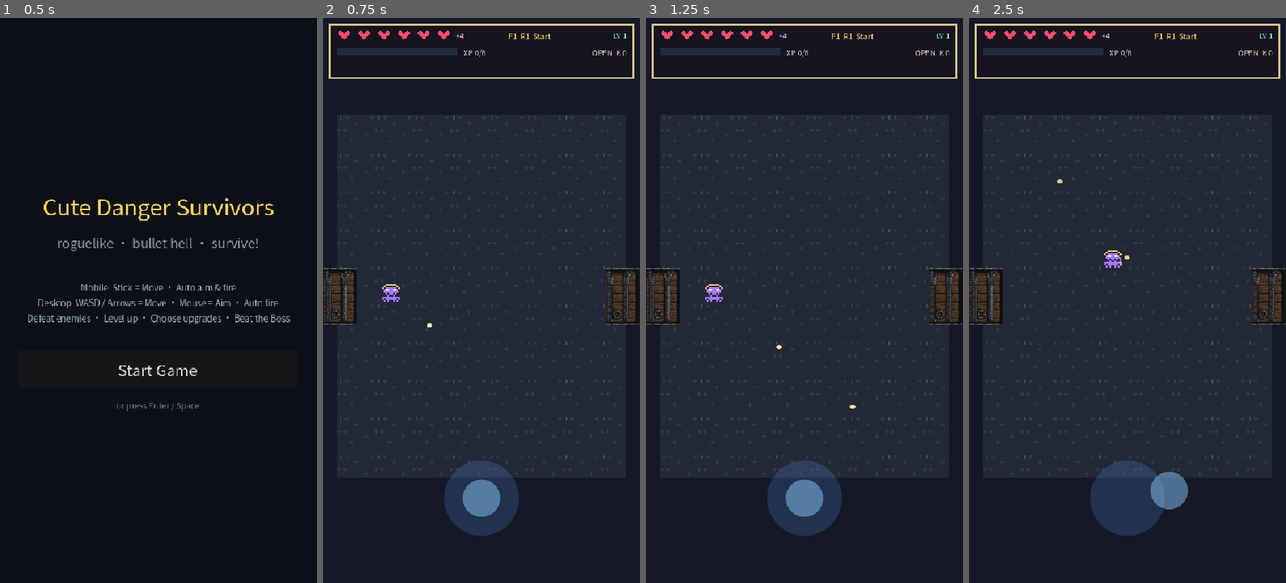
Above: before the commit, frames 1-4 (left to right).
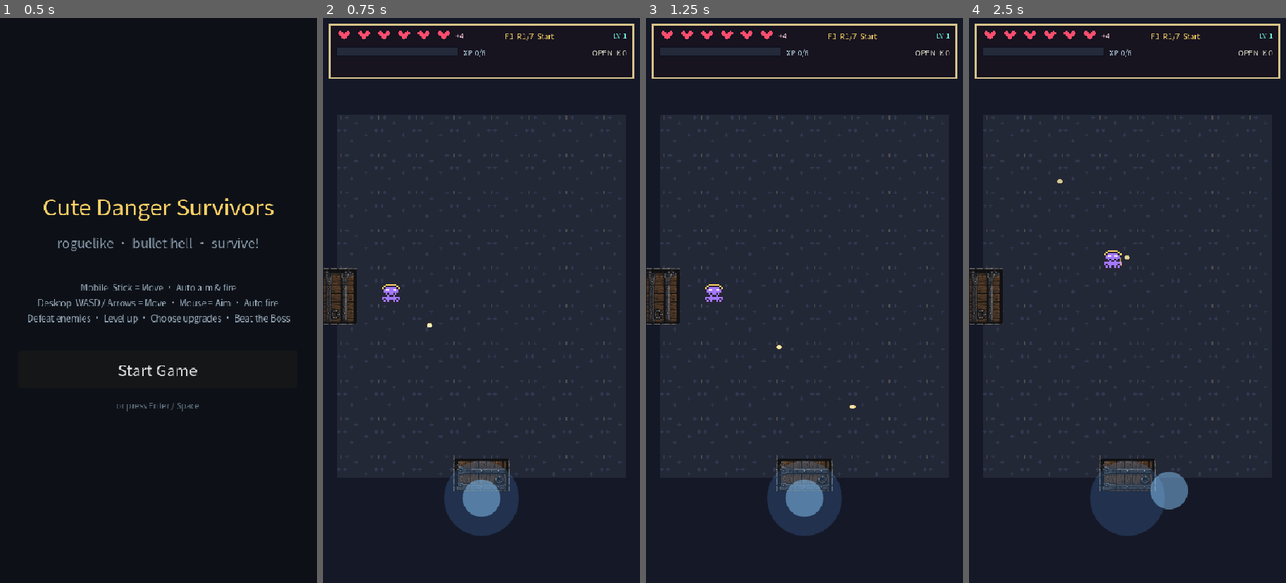
Above: after the commit, the same moments.

Repository: rinn0027-ai/cute-danger-survivors
Game: Godot game, scene res://scenes/StartMenu.tscn
Same seed, same stepped clock (60 frames per second), same inputs: the game is played once before the commit and once after it.
Inputs (mouse positions are in pixels of both pictures, inside the frame that each line leads up to):
- Up to frame 1 (0.5 s): no input
- Up to frame 2 (0.75 s): click "Start Game" at 0.5 s
- Up to frame 3 (1.25 s): no input
- Up to frame 4 (2.5 s): tap Enter at 1.25 s; move the mouse to (1197, 272) at 1.27 s; hold D (move_right) 1.28-2 s; tap 1 at 1.35 s; click (1197, 272) at 1.42 s; tap Space at 1.52 s; drag from (1064, 328) to (1257, 475) at 2.02 s

Frame 1 is identical in both runs. In frame 2, 1.3% of the frame differs, in the area x 41-100%, y 2-84%; in frame 3, 1.3%; in frame 4, 1.4%.

Commit message:
Fix dungeon door softlocks

Diff:
--- a/scripts/main.gd
+++ b/scripts/main.gd
@@ -11,6 +11,7 @@
 const UI_FONT_PATH := "res://assets/fonts/GameFont.otf"
 const DUNGEON_MIN_ROOMS := 7
 const DUNGEON_MAX_ATTEMPTS := 24
+const DUNGEON_MIN_BOSS_STEPS := 5
 
 var player: CharacterBody2D
 var hud: CanvasLayer
@@ -685,27 +686,68 @@
 	current_room = Vector2i.ZERO
 	entry_direction = Vector2i.ZERO
 	dungeon[current_room] = "start"
+	var boss_steps := clampi(DUNGEON_MIN_BOSS_STEPS + int(floor_number / 4), DUNGEON_MIN_BOSS_STEPS, target_rooms - 1)
+	var main_path := _make_main_path(boss_steps)
+	if main_path.size() < boss_steps + 1:
+		return
+	for index in range(1, main_path.size() - 1):
+		dungeon[main_path[index]] = "normal"
+	boss_room = main_path.back()
+	dungeon[boss_room] = "boss"
+	_add_branch_rooms(target_rooms)
+	_assign_special_rooms()
+
+func _make_main_path(step_count: int) -> Array:
 	var directions := [Vector2i.RIGHT, Vector2i.LEFT, Vector2i.UP, Vector2i.DOWN]
-	var cursor := Vector2i.ZERO
-	var last_dir := Vector2i.ZERO
-	var boss_distance := mini(target_rooms - 2, 4 + int(floor_number / 3))
-	for step in range(boss_distance):
-		var next_dir := _random_growth_direction(cursor, directions, last_dir)
-		if next_dir == Vector2i.ZERO:
-			break
-		cursor += next_dir
-		last_dir = next_dir
-		dungeon[cursor] = "normal"
+	for attempt in range(80):
+		var path: Array[Vector2i] = [Vector2i.ZERO]
+		var cursor := Vector2i.ZERO
+		var previous_dir := Vector2i.ZERO
+		for step in range(step_count):
+			var options: Array[Vector2i] = []
+			for direction in directions:
+				if previous_dir != Vector2i.ZERO and direction == -previous_dir:
+					continue
+				var candidate: Vector2i = cursor + direction
+				if path.has(candidate):
+					continue
+				if _touches_existing_path(candidate, path, cursor):
+					continue
+				if abs(candidate.x) + abs(candidate.y) > 8:
+					continue
+				options.append(direction)
+			if options.is_empty():
+				break
+			options.shuffle()
+			var chosen: Vector2i = options[0]
+			cursor += chosen
+			previous_dir = chosen
+			path.append(cursor)
+		if path.size() == step_count + 1:
+			return path
+	return []
+
+func _touches_existing_path(candidate: Vector2i, path: Array[Vector2i], previous_room: Vector2i) -> bool:
+	for path_room in path:
+		if path_room == previous_room:
+			continue
+		if abs(candidate.x - path_room.x) + abs(candidate.y - path_room.y) == 1:
+			return true
+	return false
+
+func _add_branch_rooms(target_rooms: int) -> void:
+	var directions := [Vector2i.RIGHT, Vector2i.LEFT, Vector2i.UP, Vector2i.DOWN]
 	var tries := 0
-	while dungeon.size() < target_rooms and tries < target_rooms * 120:
+	while dungeon.size() < target_rooms and tries < target_rooms * 180:
 		tries += 1
 		var rooms: Array = dungeon.keys()
 		var base: Vector2i = rooms[rng.randi_range(0, rooms.size() - 1)]
+		if base == boss_room:
+			continue
 		var next_dir := _random_growth_direction(base, directions, Vector2i.ZERO)
 		if next_dir == Vector2i.ZERO:
 			continue
 		dungeon[base + next_dir] = "normal"
-	_assign_special_rooms()
 
 func _random_growth_direction(base: Vector2i, directions: Array, previous_dir: Vector2i) -> Vector2i:
 	var shuffled_dirs := directions.duplicate()
@@ -741,6 +783,7 @@
 		if dungeon.has(cursor):
 			cursor += Vector2i.DOWN
 		dungeon[cursor] = "normal"
+	boss_room = cursor
 	_assign_special_rooms()
 
 func _build_line_dungeon(target_rooms: int) -> void:
@@ -752,6 +795,7 @@
 	dungeon[current_room] = "start"
 	for x in range(1, target_rooms):
 		dungeon[Vector2i(x, 0)] = "normal"
+	boss_room = Vector2i(target_rooms - 1, 0)
 	_assign_special_rooms()
 
 func _repair_dungeon_if_needed() -> void:
@@ -759,17 +803,36 @@
 	if _is_valid_dungeon(target_rooms):
 		return
 	_generate_dungeon()
+	_reset_to_floor_start()
+
+func _reset_to_floor_start() -> void:
+	current_room = Vector2i.ZERO
+	entry_direction = Vector2i.ZERO
+	room_number = 1
+
+func _room_exit_count(room: Vector2i) -> int:
+	var count := 0
+	for direction in [Vector2i.RIGHT, Vector2i.LEFT, Vector2i.UP, Vector2i.DOWN]:
+		if dungeon.has(room + direction):
+			count += 1
+	return count
 
 func _assign_special_rooms() -> void:
-	var farthest := Vector2i.ZERO
-	var farthest_dist := -1
+	if boss_room == Vector2i.ZERO or not dungeon.has(boss_room):
+		var farthest := Vector2i.ZERO
+		var farthest_dist := -1
+		for room_pos in dungeon.keys():
+			if room_pos == Vector2i.ZERO:
+				continue
+			var dist: int = abs(room_pos.x) + abs(room_pos.y)
+			if dist > farthest_dist:
+				farthest_dist = dist
+				farthest = room_pos
+		boss_room = farthest
 	for room_pos in dungeon.keys():
-		var dist: int = abs(room_pos.x) + abs(room_pos.y)
-		if dist > farthest_dist:
-			farthest_dist = dist
-			farthest = room_pos
-	dungeon[farthest] = "boss"
-	boss_room = farthest
+		if room_pos != boss_room and dungeon[room_pos] == "boss":
+			dungeon[room_pos] = "normal"
+	dungeon[boss_room] = "boss"
 	var candidates: Array = dungeon.keys().filter(func(room_pos: Vector2i) -> bool:
 		return room_pos != Vector2i.ZERO and dungeon[room_pos] == "normal"
 	)
@@ -785,6 +848,15 @@
 	if not dungeon.has(Vector2i.ZERO) or dungeon[Vector2i.ZERO] != "start":
 		return false
 	if boss_room == Vector2i.ZERO or not dungeon.has(boss_room) or dungeon[boss_room] != "boss":
+		return false
+	var boss_count := 0
+	for room_pos in dungeon.keys():
+		if dungeon[room_pos] == "boss":
+			boss_count += 1
+	if boss_count != 1:
+		return false
+	var boss_steps := _shortest_room_distance(Vector2i.ZERO, boss_room)
+	if boss_steps < mini(DUNGEON_MIN_BOSS_STEPS, target_rooms - 1):
 		return false
 	return _reachable_room_count() == dungeon.size()
 
@@ -800,6 +872,27 @@
 				seen[neighbor] = true
 				queue.append(neighbor)
 	return seen.size()
+
+func _shortest_room_distance(from_room: Vector2i, to_room: Vector2i) -> int:
+	if from_room == to_room:
+		return 0
+	var seen := {from_room: true}
+	var distances := {from_room: 0}
+	var queue := [from_room]
+	var directions := [Vector2i.RIGHT, Vector2i.LEFT, Vector2i.UP, Vector2i.DOWN]
+	while not queue.is_empty():
+		var room: Vector2i = queue.pop_front()
+		var next_distance: int = distances[room] + 1
+		for direction in directions:
+			var neighbor: Vector2i = room + direction
+			if not dungeon.has(neighbor) or seen.has(neighbor):
+				continue
+			if neighbor == to_room:
+				return next_distance
+			seen[neighbor] = true
+			distances[neighbor] = next_distance
+			queue.append(neighbor)
+	return -1
 
 func _make_door(direction: Vector2i) -> Area2D:
 	var area := Area2D.new()
@@ -836,6 +929,11 @@
 
 func _load_room() -> void:
 	_repair_dungeon_if_needed()
+	if not dungeon.has(current_room):
+		_reset_to_floor_start()
+	if dungeon.size() > 1 and _room_exit_count(current_room) == 0:
+		_generate_dungeon()
+		_reset_to_floor_start()
 	changing_room = false
 	room_cleared = false
 	enemy_shoot_timer = 1.0
@@ -1350,13 +1448,27 @@
 	room_cleared = true
 	cleared_rooms[current_room] = true
 	_set_doors_visible(true)
+	if dungeon.size() > 1 and _room_exit_count(current_room) > 0 and _visible_door_count() == 0:
+		_generate_dungeon()
+		_reset_to_floor_start()
+		_set_doors_visible(true)
 
 func _set_doors_visible(open: bool) -> void:
+	if open and not dungeon.has(current_room):
+		_reset_to_floor_start()
 	for direction in doors.keys():
 		var door_area: Area2D = doors[direction]
 		var can_enter: bool = open and dungeon.has(current_room + direction)
 		door_area.visible = can_enter
 		door_area.monitoring = can_enter
+
+func _visible_door_count() -> int:
+	var count := 0
+	for direction in doors.keys():
+		var door_area: Area2D = doors[direction]
+		if door_area.visible:
+			count += 1
+	return count
 
 func _on_door_body_entered(body: Node2D, direction: Vector2i) -> void:
 	if body != player or not room_cleared or changing_room:
@@ -1701,8 +1813,8 @@
 	var root := hud.get_node("HUDRoot/StatsPanel/HudBox")
 	_update_hearts(root.get_node("TopRow/Hearts"))
 	var room_label: Label = root.get_node("TopRow/RoomInfo")
-	room_label.text = "F%d  R%d  %s" % [
-		floor_number, room_number, _room_type_name(dungeon.get(current_room, "normal"))
+	room_label.text = "F%d  R%d/%d  %s" % [
+		floor_number, room_number, dungeon.size(), _room_type_name(dungeon.get(current_room, "normal"))
 	]
 	var level_label: Label = root.get_node("TopRow/LevelInfo")
 	level_label.text = "LV %d" % level
Not shown, changed: docs/index.html
Not shown, changed: docs/index.pck
Not shown, changed: docs/index.service.worker.js
